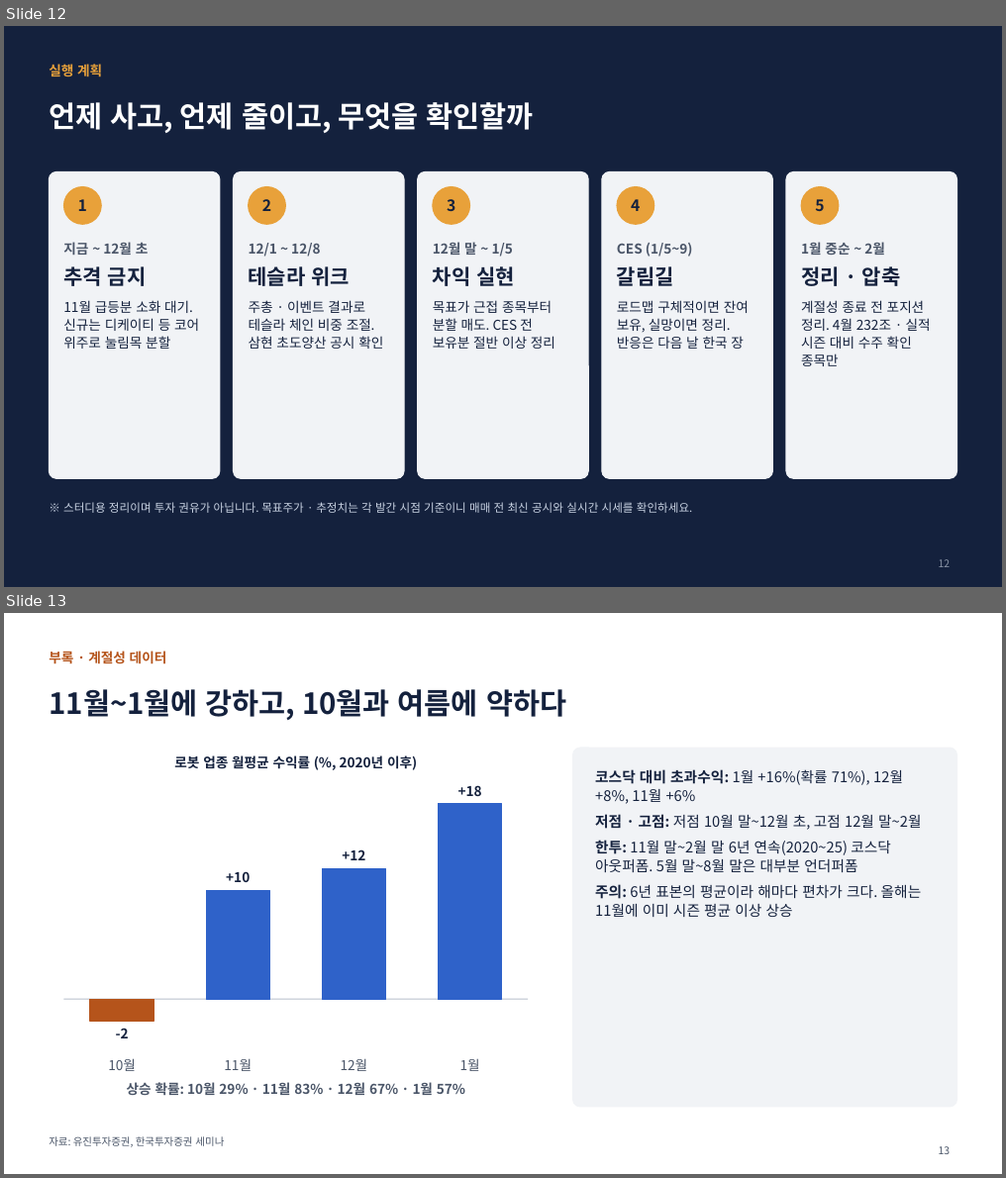
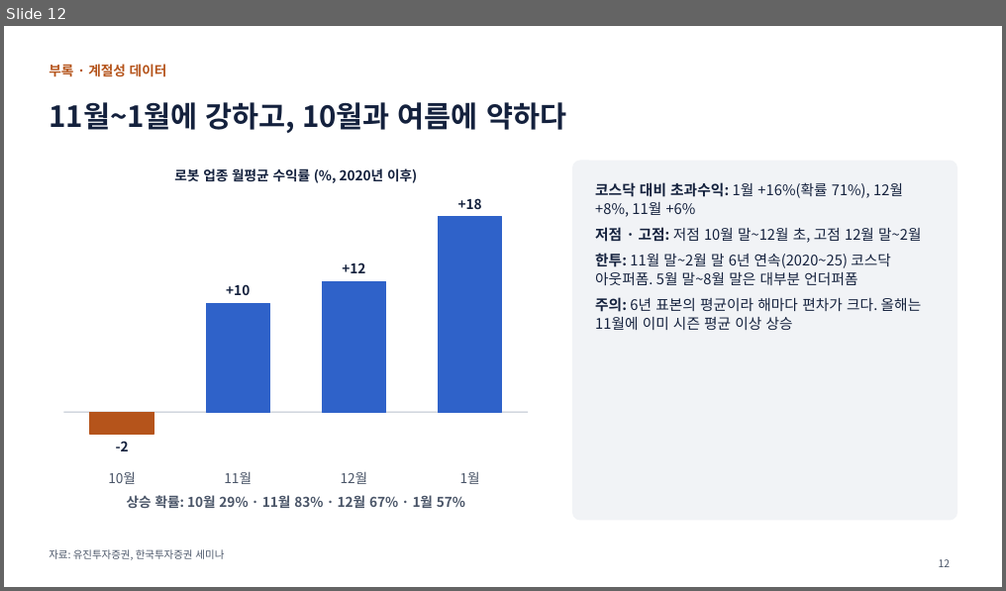
Before and after one commit to fred03094708-ctrl/-, a slide deck: 로봇_스터디.pptx. Shown one above the other, each under a label of ours: slides 12 and 13 before the commit, slide 12 after it. The pictures are 1006x1178 and 1006x591 pixels, drawn with LibreOffice and Linux fonts; fonts in the diff are those of the drawing. Boxes give left, top, right and bottom in pixels: in the first picture for what was removed or moved away, otherwise in the second. Text is boxed around its words. In the diff, an @@ line names an element or a change of style, - is before the commit and + after.

```diff
--- a/로봇_스터디.pptx
+++ b/로봇_스터디.pptx
@@ slide 12 removed at [4, 26, 1002, 587], background #14213D @@
@@ text removed at [49, 64, 102, 76] @@
-실행 계획
@@ title removed at [49, 102, 533, 133] @@
-언제 사고, 언제 줄이고, 무엇을 확인할까
@@ rounded rectangle removed at [49, 172, 220, 478] @@
@@ rounded rectangle removed at [233, 172, 404, 478] @@
@@ rounded rectangle removed at [418, 172, 589, 478] @@
@@ rounded rectangle removed at [602, 172, 773, 478] @@
@@ rounded rectangle removed at [786, 172, 957, 478] @@
@@ ellipse removed at [63, 187, 101, 224] @@
@@ text removed at [78, 199, 87, 211] @@
-1
@@ ellipse removed at [249, 187, 285, 224] @@
@@ text removed at [262, 199, 271, 211] @@
-2
@@ ellipse removed at [433, 187, 470, 224] @@
@@ text removed at [447, 199, 455, 211] @@
-3
@@ ellipse removed at [617, 187, 654, 224] @@
@@ text removed at [631, 199, 640, 211] @@
-4
@@ ellipse removed at [801, 187, 839, 224] @@
@@ text removed at [815, 199, 824, 211] @@
-5
@@ text removed at [63, 242, 199, 349] @@
-지금 ~ 12월 초
-추격 금지
-11월 급등분 소화 대기. 신규는 디케이티 등 코어 위주로 눌림목 분할
@@ text removed at [249, 243, 383, 349] @@
-12/1 ~ 12/8
-테슬라 위크
-주총 · 이벤트 결과로 테슬라 체인 비중 조절. 삼현 초도양산 공시 확인
@@ text removed at [433, 242, 555, 349] @@
-12월 말 ~ 1/5
-차익 실현
-목표가 근접 종목부터 분할 매도. CES 전 보유분 절반 이상 정리
@@ text removed at [617, 243, 748, 349] @@
-CES (1/5~9)
-갈림길
-로드맵 구체적이면 잔여 보유, 실망이면 정리. 반응은 다음 날 한국 장
@@ text removed at [801, 242, 931, 367] @@
-1월 중순 ~ 2월
-정리 · 압축
-계절성 종료 전 포지션 정리. 4월 232조 · 실적 시즌 대비 수주 확인 종목만
@@ text removed at [63, 502, 693, 513] @@
-※ 스터디용 정리이며 투자 권유가 아닙니다. 목표주가 · 추정치는 각 발간 시점 기준이니 매매 전 최신 공시와 실시간 시세를 확인하세요.
@@ page number removed at [939, 560, 950, 568] @@
-12
@@ what was slide 13 is now slide 12 @@
```
Also in this commit, not shown: 5 slides changed, 1 slide added, 1 other slide removed, 1 other file.
